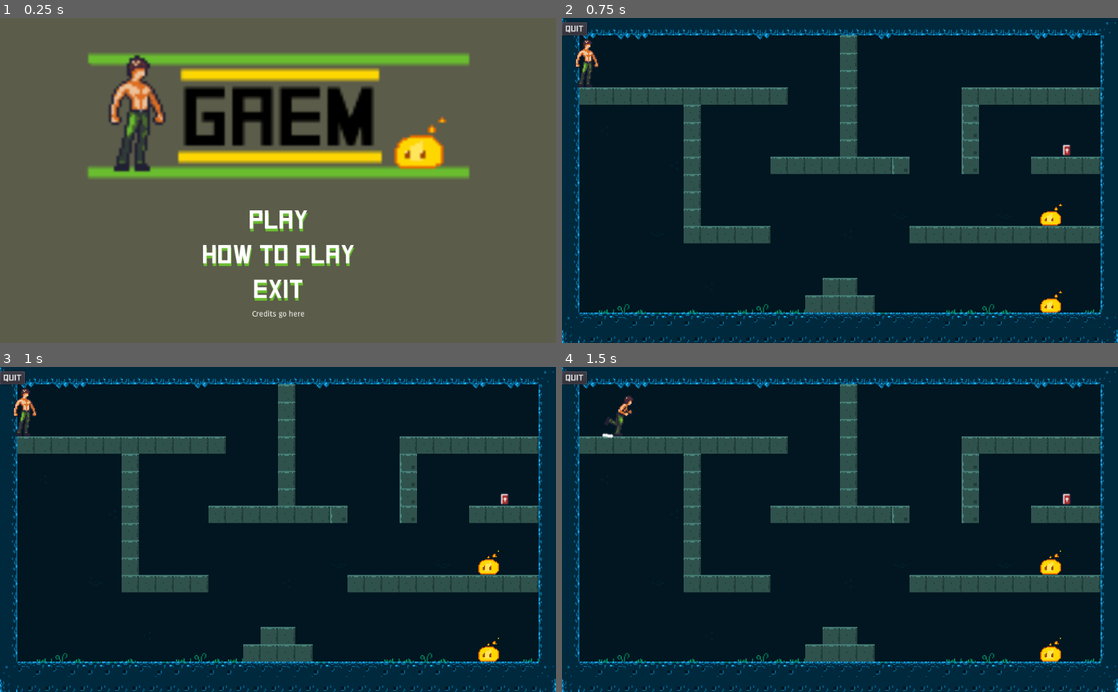
Above: before the commit, frames 1-4 (two rows, left to right).
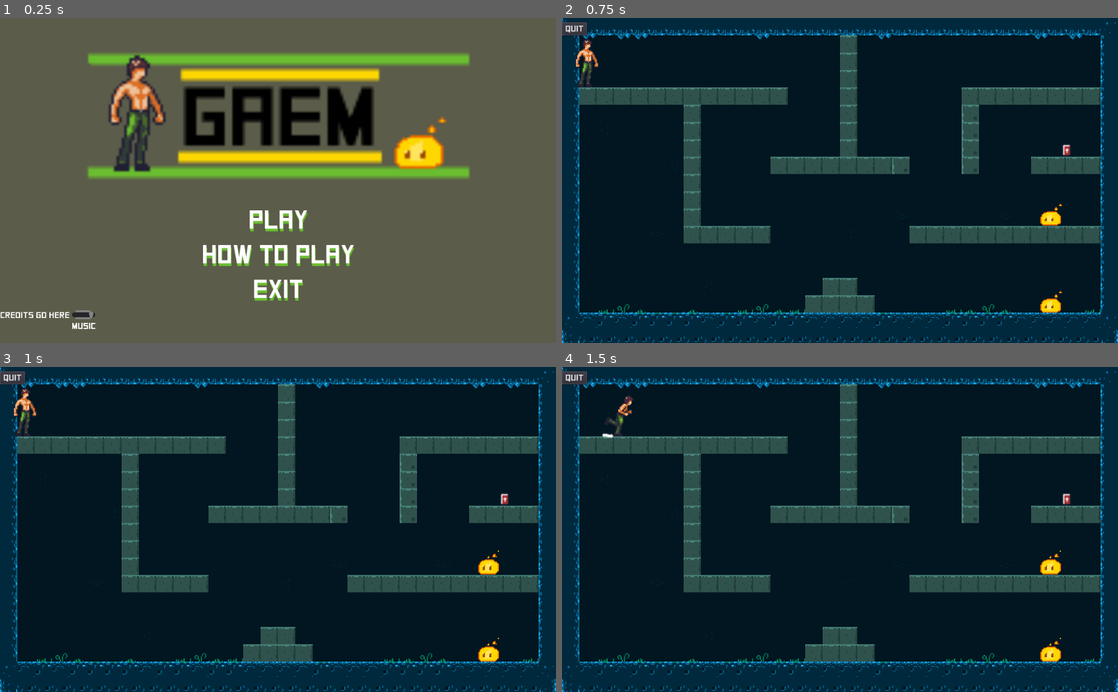
Above: after the commit, the same moments.

Repository: isabellaboone/Godot-Game
Game: Godot game, scene res://Runner.tscn
Same seed, same stepped clock (60 frames per second), same inputs: the game is played once before the commit and once after it.
Inputs (mouse positions are in pixels of both pictures, inside the frame that each line leads up to):
- Up to frame 1 (0.25 s): no input
- Up to frame 2 (0.75 s): click "PLAY" at 0.5 s
- Up to frame 3 (1 s): no input
- Up to frame 4 (1.5 s): move the mouse to (962, 513) at 1.27 s; hold D (move_right) from 1.28 s (still down); tap E (pickup) at 1.35 s

The runs differ from the first frame. In frame 1, 0.4% of the frame differs, in the area x 0-55%, y 89-96%; in frame 2, nothing differs; in frame 3, nothing differs; in frame 4, nothing differs.

Commit message:
Added volume slider

Diff:
--- a/TitleScreen.gd
+++ b/TitleScreen.gd
@@ -15,5 +15,8 @@
 	get_tree().quit()
 
 func _ready():
-	$BackgroundMusic.volume_db = 1
 	$BackgroundMusic.play()
+
+
+func _on_HSlider_value_changed(value):
+	$BackgroundMusic.volume_db = linear2db(value)
--- a/TitleScreen.tscn
+++ b/TitleScreen.tscn
@@ -7,6 +7,13 @@
 [ext_resource path="res://Assets/title_screen/fade_in/FadeIn.tscn" type="PackedScene" id=5]
 [ext_resource path="res://TitleScreen.gd" type="Script" id=6]
 [ext_resource path="res://Assets/graphic design is my passion.png" type="Texture" id=7]
+[ext_resource path="res://Assets/title_screen/Square.ttf" type="DynamicFontData" id=8]
+
+[sub_resource type="DynamicFont" id=1]
+font_data = ExtResource( 8 )
+
+[sub_resource type="DynamicFont" id=2]
+font_data = ExtResource( 8 )
 
 [node name="TitleScreen" type="Control"]
 anchor_right = 1.0
@@ -74,26 +81,53 @@
 rect_min_size = Vector2( 360, 60 )
 mouse_default_cursor_shape = 2
 
-[node name="VBoxContainer" type="VBoxContainer" parent="Menu"]
+[node name="HBox" type="HBoxContainer" parent="Menu"]
 margin_top = 540.0
 margin_right = 1026.0
-margin_bottom = 554.0
+margin_bottom = 594.0
 size_flags_horizontal = 3
 size_flags_vertical = 3
 
-[node name="Label" type="Label" parent="Menu/VBoxContainer"]
-margin_right = 1026.0
-margin_bottom = 14.0
+[node name="HBoxContainer" type="VBoxContainer" parent="Menu/HBox"]
+margin_right = 128.0
+margin_bottom = 54.0
+
+[node name="Label" type="Label" parent="Menu/HBox/HBoxContainer"]
+margin_right = 128.0
+margin_bottom = 18.0
+custom_fonts/font = SubResource( 1 )
 text = "Credits go here"
 align = 1
 valign = 1
+
+[node name="VBoxContainer" type="VBoxContainer" parent="Menu/HBox"]
+margin_left = 132.0
+margin_right = 176.0
+margin_bottom = 54.0
+
+[node name="HSlider" type="HSlider" parent="Menu/HBox/VBoxContainer"]
+margin_right = 44.0
+margin_bottom = 16.0
+size_flags_vertical = 1
+min_value = 0.001
+max_value = 1.0
+step = 0.001
+value = 1.0
+tick_count = 100
+
+[node name="Label" type="Label" parent="Menu/HBox/VBoxContainer"]
+margin_top = 20.0
+margin_right = 44.0
+margin_bottom = 38.0
+custom_fonts/font = SubResource( 2 )
+text = "Music"
 
 [node name="FadeIn" parent="." instance=ExtResource( 5 )]
 visible = false
 
 [node name="BackgroundMusic" type="AudioStreamPlayer" parent="."]
 stream = ExtResource( 2 )
-volume_db = 1.0
 [connection signal="pressed" from="Menu/CenterRow/Buttons/PlayButton" to="." method="_on_PlayButton_pressed"]
 [connection signal="pressed" from="Menu/CenterRow/Buttons/HowToPlayButton" to="." method="_on_HowToPlayButton_pressed"]
 [connection signal="pressed" from="Menu/CenterRow/Buttons/ExitButton" to="." method="_on_ExitButton_pressed"]
+[connection signal="value_changed" from="Menu/HBox/VBoxContainer/HSlider" to="." method="_on_HSlider_value_changed"]
--- /dev/null
+++ b/global.gd
@@ -0,0 +1,16 @@
+extends Node
+
+var player
+coins = 0
+
+func pickup_coin():
+	coin += 1
+
+func pickup_coins(many)
+	coin += many
+
+func spend_coins(total)
+ if(total > coins):
+	print("cannot afford")
+else:
+	coins -= total
Not shown: 1 places in TitleScreen.tscn that only renumber resources
